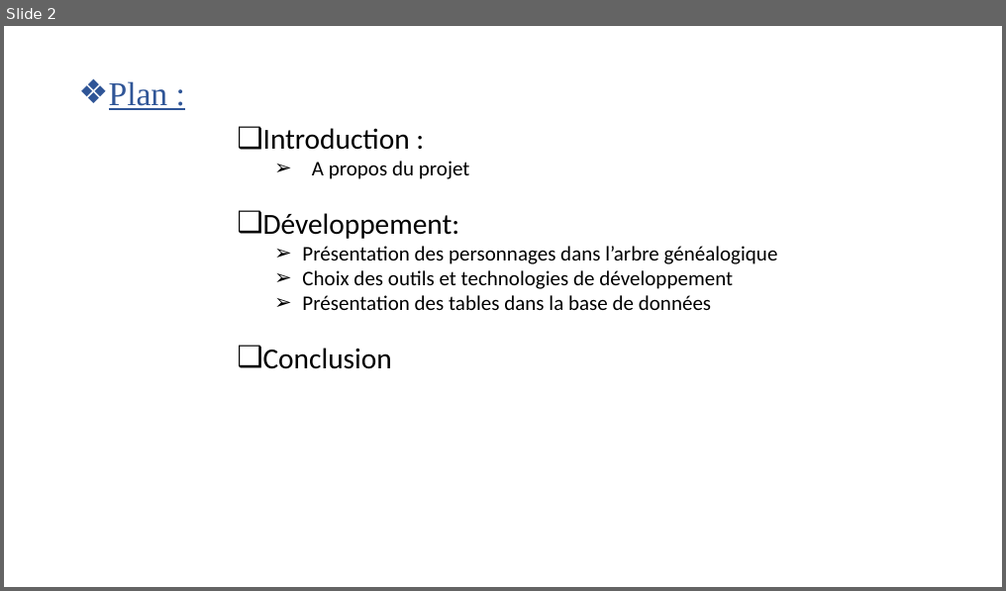
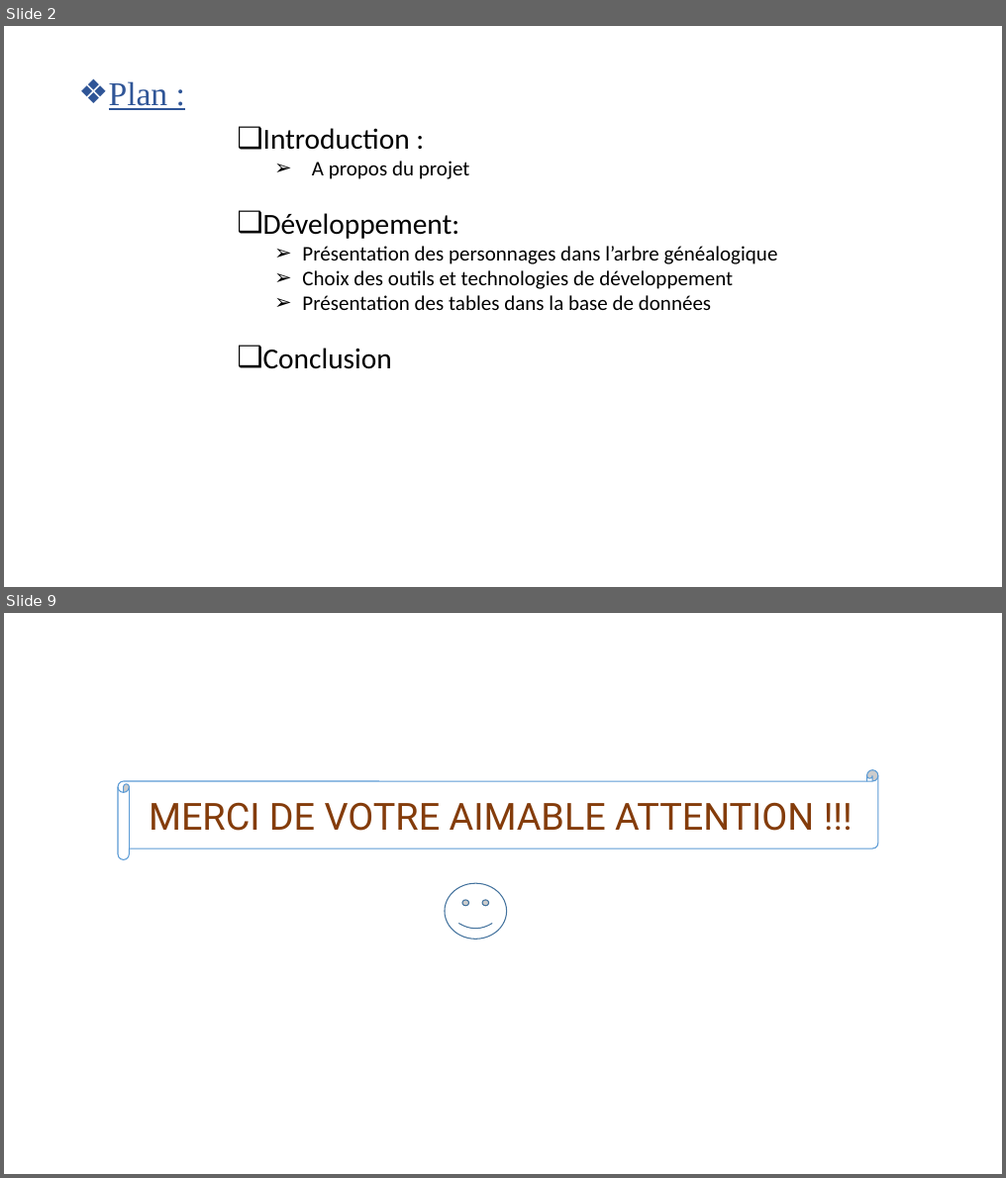
Before and after one commit to Zidaneravilimita/Arbre-genealogique, a slide deck: Présentation PP.pptx. Shown one above the other, each under a label of ours: slide 2 before the commit, slides 2 and 9 after it; the slides between them are not shown. The pictures are 1006x591 and 1006x1178 pixels, drawn with LibreOffice and Linux fonts; fonts in the diff are those of the drawing. Boxes give left, top, right and bottom in pixels: in the first picture for what was removed or moved away, otherwise in the second. Text is boxed around its words. In the diff, an @@ line names an element or a change of style, - is before the commit and + after.

```diff
--- a/Présentation PP.pptx
+++ b/Présentation PP.pptx
@@ slide 9 added at bbox=[4, 613, 1002, 1174], background #FFFFFF @@
@@ horizontal scroll added at bbox=[118, 770, 878, 861], fill #FFFFFF, outline #5B9BD5 1 pt, 36 pt, text #843C0B @@
+MERCI DE VOTRE AIMABLE ATTENTION !!!
@@ smiley face added at bbox=[445, 883, 507, 939], fill #FFFFFF, outline #43739E 1 pt @@
```
Also in this commit, not shown: 6 other slides added, 3 slides removed, 3 other files.
